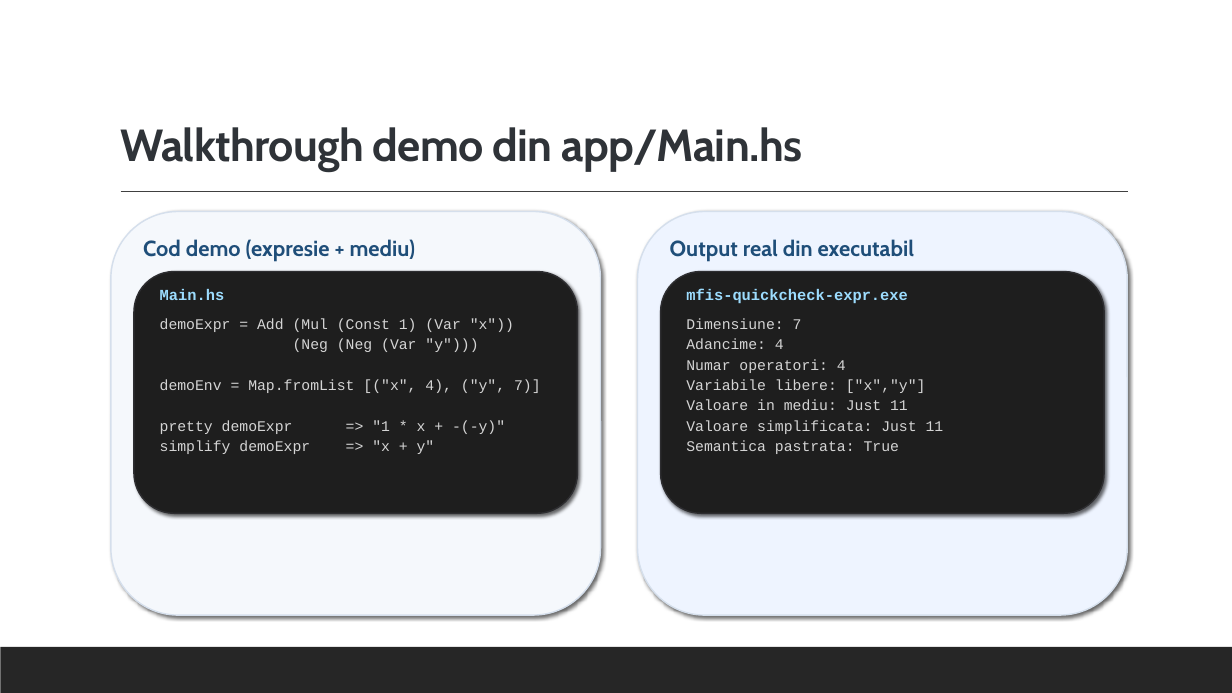
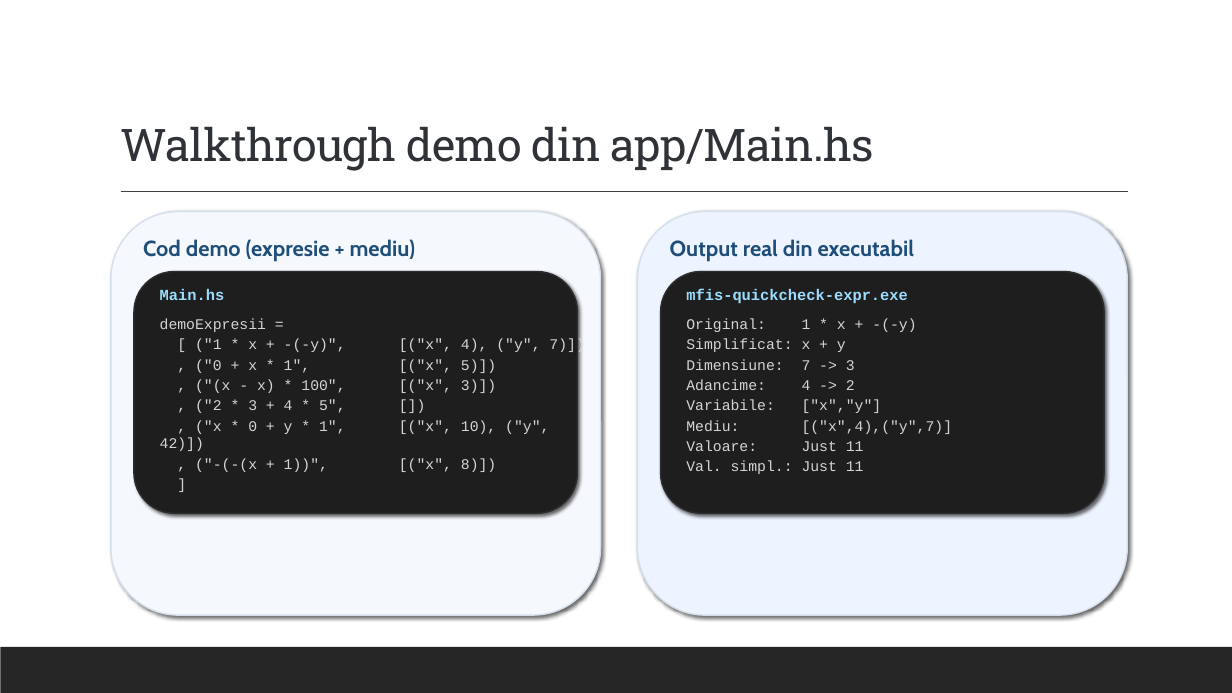
Before and after one commit to alexandrunite/MFIS_Project, a slide deck: slide 17 of Testarea property-based folosind QuickCheck.pptx (slide 18 before the commit). Drawn at 1232x693 pixels with LibreOffice and Linux fonts; fonts in the diff are those of the drawing. Boxes give left, top, right and bottom in pixels: in the first picture for what was removed or moved away, otherwise in the second. Text is boxed around its words. In the diff, an @@ line names an element or a change of style, - is before the commit and + after.

```diff
--- a/Testarea property-based folosind QuickCheck.pptx
+++ b/Testarea property-based folosind QuickCheck.pptx
@@ title "Walkthrough demo din app/Main.hs" at (120,126,874,171): font Cabin to Roboto Slab, bold off @@
@@ text at (160,318,496,472): text changed @@
-demoExpr = Add (Mul (Const 1) (Var "x"))
-(Neg (Neg (Var "y")))
-demoEnv = Map.fromList [("x", 4), ("y", 7)]
-pretty demoExpr => "1 * x + -(-y)"
-simplify demoExpr => "x + y"
+demoExpresii =
+[ ("1 * x + -(-y)", [("x", 4), ("y", 7)])
+, ("0 + x * 1", [("x", 5)])
+, ("(x - x) * 100", [("x", 3)])
+, ("2 * 3 + 4 * 5", [])
+, ("x * 0 + y * 1", [("x", 10), ("y", 42)])
+, ("-(-(x + 1))", [("x", 8)])
+]
@@ text at (686,318,953,474): text changed @@
-Dimensiune: 7
-Adancime: 4
-Numar operatori: 4
-Variabile libere: ["x","y"]
-Valoare in mediu: Just 11
-Valoare simplificata: Just 11
-Semantica pastrata: True
+Original: 1 * x + -(-y)
+Simplificat: x + y
+Dimensiune: 7 -> 3
+Adancime: 4 -> 2
+Variabile: ["x","y"]
+Mediu: [("x",4),("y",7)]
+Valoare: Just 11
+Val. simpl.: Just 11
```
Also in this commit, not shown: 20 other slides changed, 7 other files.
